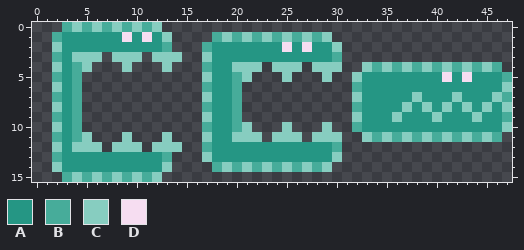
A pixel-art sprite gets an edit: assets/images/cruncher.gif. Above is the file before it was changed.
The file is 48x16 pixels.
Palette (. is transparent): A #259684  B #47ac9a  C #87cdc0  D #f6ddf1
New version:
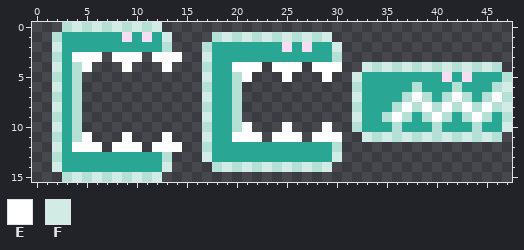
Colours new in this view: E #ffffff  F #d2ebe5
From old to new:
Colour A changes from #259684 to #2aa794.
Colour B changes from #47ac9a to #b5e0d6.
Colour A becomes colour B in row 6 at x 38, 42 and 46; in row 7 at x 37, 39, 41, 43 and 45; in row 8 at x 36, 38, 40, 42, 44 and 46; in row 9 at x 35, 37, 39, 41, 43 and 45; in row 10 at x 36, 40 and 44.
Colour C becomes colour E in row 3 at x 4 to 6, 8 to 10 and 12 to 14; in row 4 at x 5, 9, 13, 20 to 22, 24 to 26 and 28 to 30; in row 5 at x 21, 25 and 29; in row 7 at x 38, 42 and 46; in row 8 at x 37, 39, 41, 43 and 45; in row 9 at x 36, 40 and 44.
Colour C becomes colour E in row 10 at x 21, 25 and 29; in row 11 at x 5, 9, 13, 20 to 22, 24 to 26 and 28 to 30; in row 12 at x 4 to 6, 8 to 10 and 12 to 14.
Colour C becomes colour F in row 0 at x 4, 6, 8, 10 and 12; in row 1 at x 13, 19, 21, 23, 25, 27 and 29; in row 2 at x 2 and 30; in row 3 at x 17; in row 4 at x 2, 33, 35, 37, 39, 41, 43 and 45; in row 5 at x 17 and 32.
Colour C becomes colour F in row 6 at x 2 and 47; in row 7 at x 17 and 32; in row 8 at x 2 and 47; in row 9 at x 17 and 32; in row 10 at x 2 and 47; in row 11 at x 17, 33, 35, 37, 39, 41, 43 and 45.
Colour C becomes colour F in row 12 at x 2; in row 13 at x 17 and 30; in row 14 at x 2, 13, 19, 21, 23, 25, 27 and 29; in row 15 at x 4, 6, 8, 10 and 12.
Where, in picture pixels (left, top, right, bottom), the same in both pictures:
changed: (52, 22, 512, 182)
